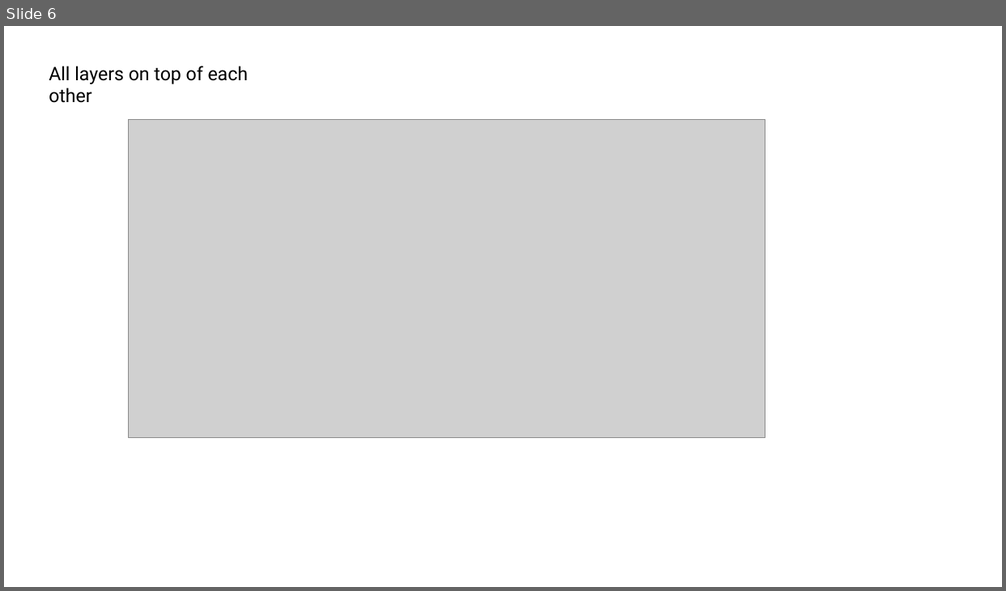
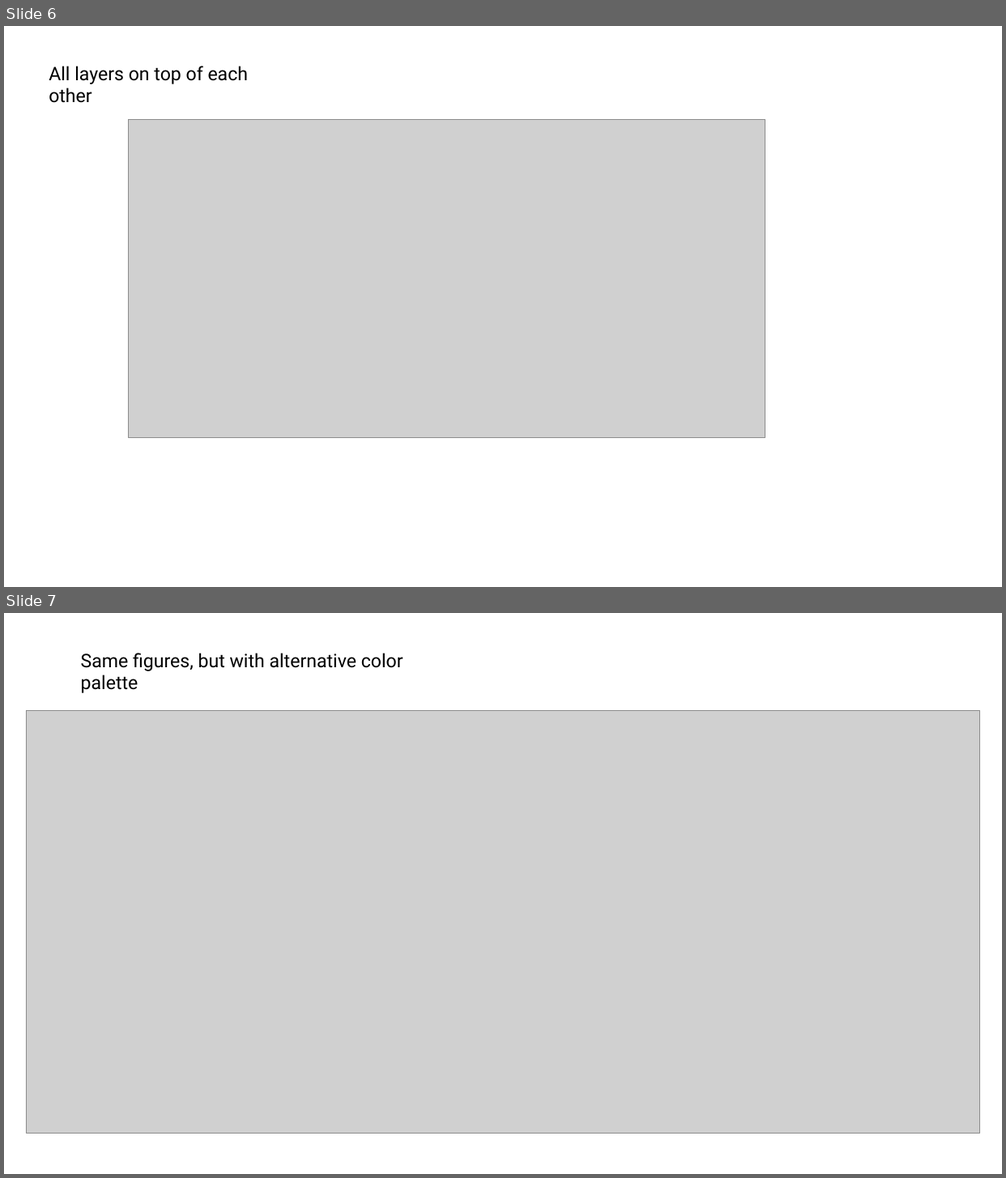
Before and after one commit to dshizuka/MicrophoneArray, a slide deck: Plots_for_ISBE.pptx. Shown one above the other, each under a label of ours: slide 6 before the commit, slides 6 and 7 after it. The pictures are 1006x591 and 1006x1178 pixels, drawn with LibreOffice and Linux fonts; fonts in the diff are those of the drawing; grey boxes stand for pictures. Boxes give left, top, right and bottom in pixels: in the first picture for what was removed or moved away, otherwise in the second. Text is boxed around its words. In the diff, an @@ line names an element or a change of style, - is before the commit and + after.

```diff
--- a/Plots_for_ISBE.pptx
+++ b/Plots_for_ISBE.pptx
@@ slide 7 added at [4,613,1002,1174], background #FFFFFF @@
@@ text added at [81,653,403,693], 18 pt, text #000000 @@
+Same figures, but with alternative color palette
@@ picture added at [27,711,979,1134] @@
```
Also in this commit, not shown: 14 other slides added, 29 other files.
